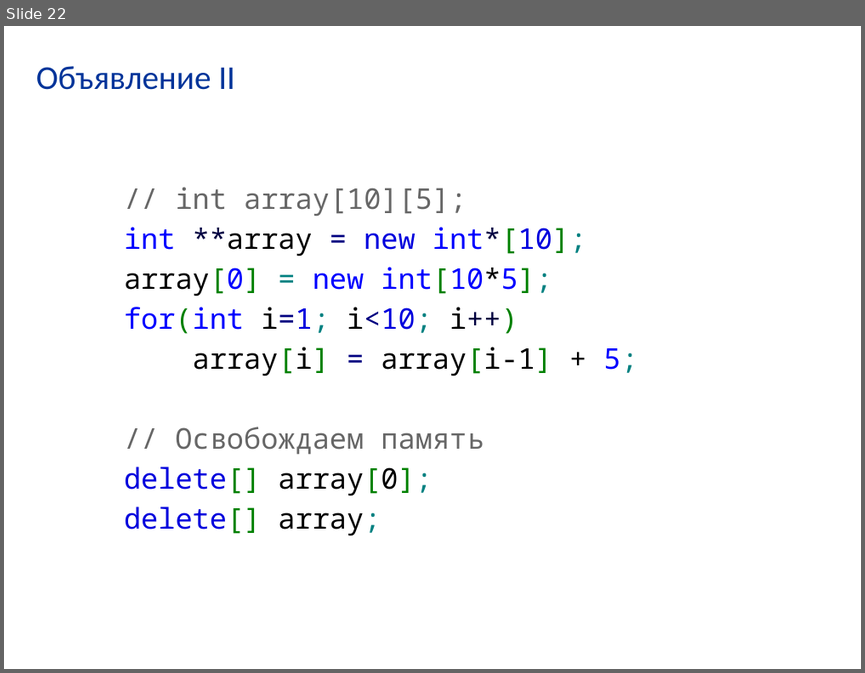
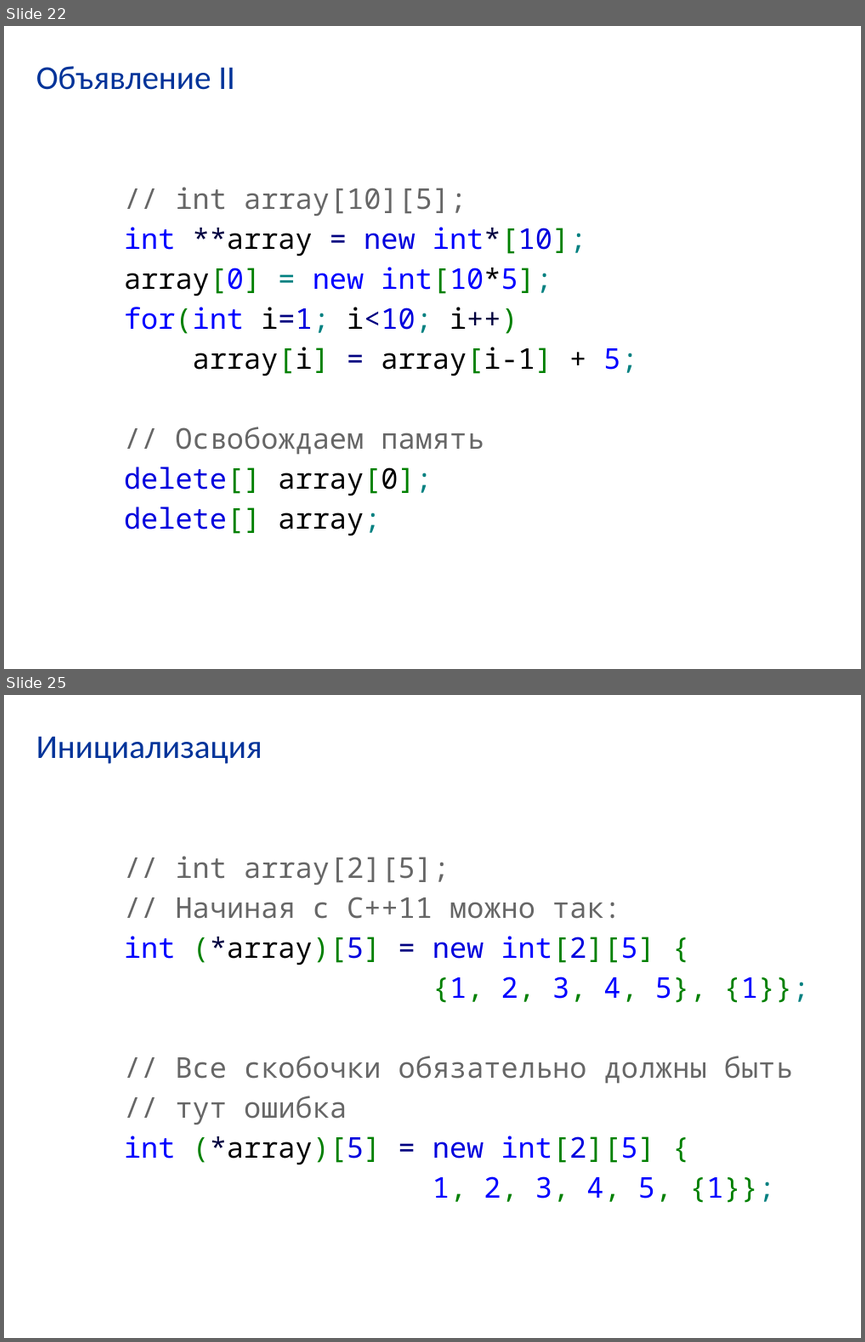
Before and after one commit to VladimirChabanov/VladimirChabanov.github.io, a slide deck: prog/prez/7.pptx. Shown one above the other, each under a label of ours: slide 22 before the commit, slides 22 and 25 after it; the slides between them are not shown. The pictures are 865x673 and 865x1342 pixels, drawn with LibreOffice and Linux fonts; fonts in the diff are those of the drawing. Boxes give left, top, right and bottom in pixels: in the first picture for what was removed or moved away, otherwise in the second. Text is boxed around its words. In the diff, an @@ line names an element or a change of style, - is before the commit and + after.

```diff
--- a/prog/prez/7.pptx
+++ b/prog/prez/7.pptx
@@ slide 25 added at (4, 695, 861, 1338), background #FFFFFF @@
@@ title added at (36, 737, 262, 764), 28 pt, text #003399 @@
+Инициализация
@@ text added at (124, 856, 810, 1202), 24 pt, text #666666 @@
+// int array[2][5];
+// Начиная с С++11 можно так:
+int (*array)[5] = new int[2][5] {
+{1, 2, 3, 4, 5}, {1}};
+// Все скобочки обязательно должны быть
+// тут ошибка
+int (*array)[5] = new int[2][5] {
+1, 2, 3, 4, 5, {1}};
```
Also in this commit, not shown: 1 slide changed, 2 other slides added, 5 other files.
